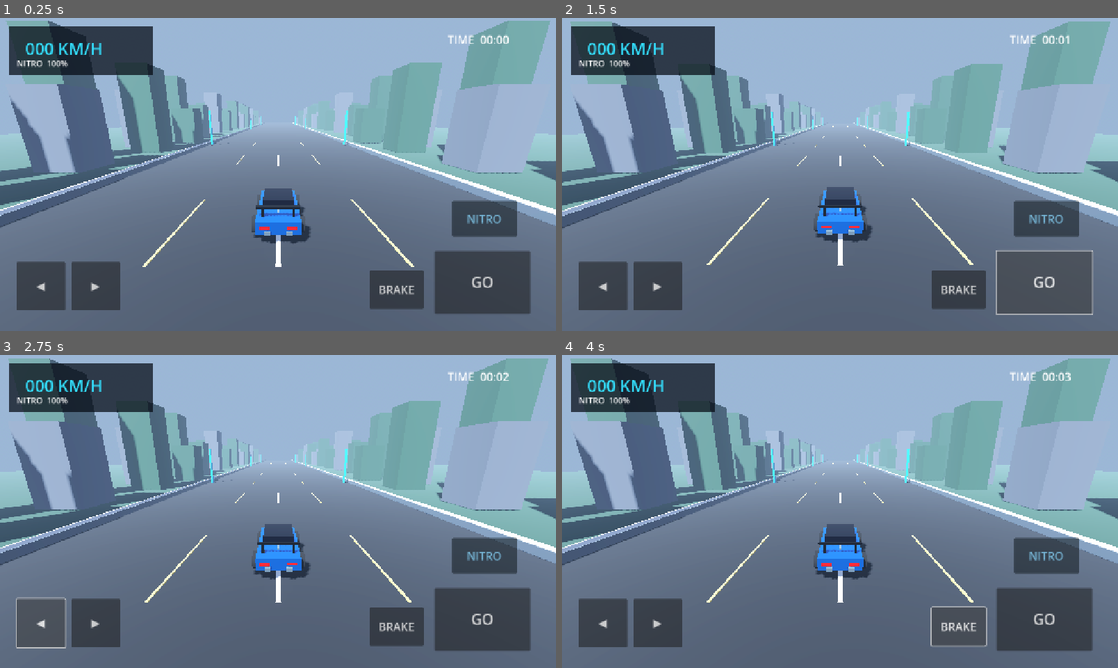
Above: before the commit, frames 1-4 (two rows, left to right).
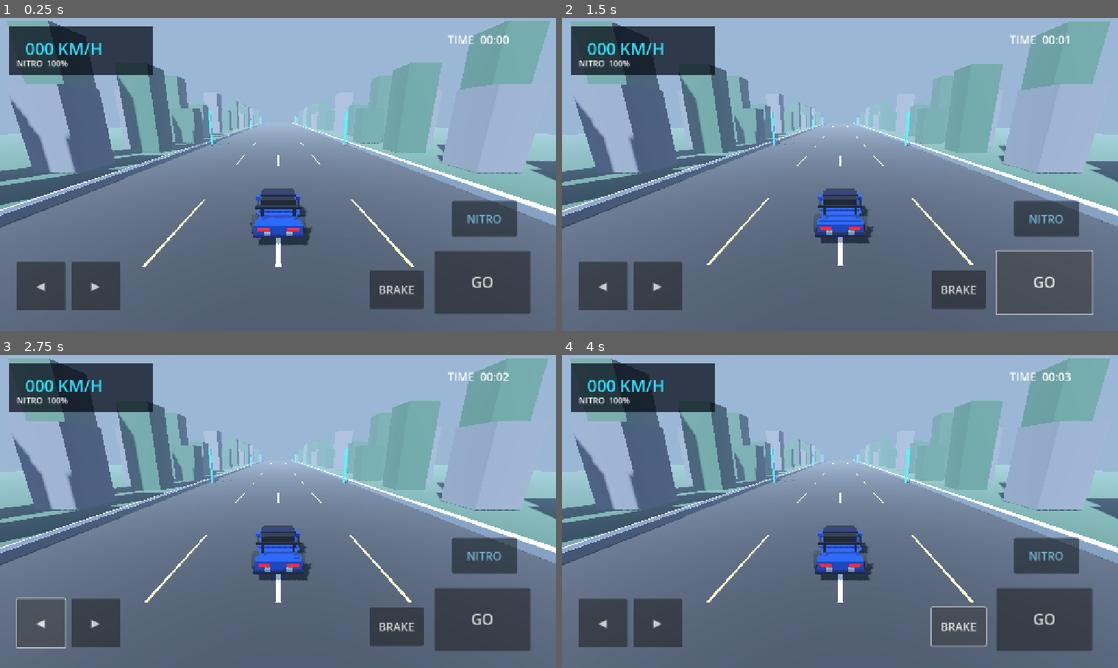
Above: after the commit, the same moments.

Repository: golukumar981884-dev/NitroRacing
Game: Godot game, scene res://scenes/main.tscn
The game is run twice, just before and just after one commit, with the same random seed, the same clock (stepped at 60 frames per second) and the same inputs.
Inputs:
- Up to frame 1 (0.25 s): no input
- Up to frame 2 (1.5 s): click "GO" at 0.5 s; click "GO" at 1.25 s
- Up to frame 3 (2.75 s): click "◀" at 2 s
- Up to frame 4 (4 s): click "▶" at 2.75 s; click "BRAKE" at 3.5 s

The runs differ from the first frame. In frame 1, 0.8% of the frame differs, in the area x 45-56%, y 54-73%; in frame 2, 0.8%; in frame 3, 0.8%; in frame 4, 0.8%.

Commit message:
Upgrade procedural supercar model and nitro visuals

Diff:
--- a/godot/scripts/main.gd
+++ b/godot/scripts/main.gd
@@ -15,6 +15,8 @@
 var hud_speed: Label
 var hud_nitro: Label
 var hud_time: Label
+var wheels: Array[MeshInstance3D] = []
+var nitro_flames: Array[MeshInstance3D] = []
 
 const MAX_SPEED := 92.0
 
@@ -43,6 +45,11 @@
 	car.rotate_y(-steering * delta * (0.8 + speed / MAX_SPEED))
 	car.translate(Vector3(steering * speed * delta * 0.22, 0, -speed * delta * 0.34))
 	car.position.x = clampf(car.position.x, -13.0, 13.0)
+	for wheel in wheels:
+		wheel.rotate_object_local(Vector3.RIGHT, speed * delta * 0.19)
+	for flame in nitro_flames:
+		flame.visible = boost
+		flame.scale.z = randf_range(0.85, 1.35) if boost else 1.0
 	distance += speed * delta / 1000.0
 	camera.global_position = camera.global_position.lerp(car.global_position + Vector3(0, 5.2, 10.5), delta * 4.0)
 	camera.fov = lerpf(camera.fov, 74.0 + (12.0 if boost else 0.0), delta * 3.0)
@@ -123,50 +130,71 @@
 	car = Node3D.new()
 	car.position = Vector3(0, 0.35, 4)
 	add_child(car)
-	var paint := _mat(Color(0.02, 0.42, 0.95), 0.82, 0.2)
-	var glass := _mat(Color(0.025, 0.055, 0.09), 0.62, 0.12)
-	var trim := _mat(Color(0.012, 0.018, 0.028), 0.45, 0.3)
-	var alloy := _mat(Color(0.55, 0.68, 0.78), 0.85, 0.2)
-	var red := _mat(Color(1.0, 0.035, 0.025), 0.2, 0.25)
-	var rubber := _mat(Color(0.012, 0.014, 0.02), 0.0, 0.95)
-	_box(car, Vector3(2.05, 0.58, 4.25), Vector3(0, 0.48, 0), paint)
-	_box(car, Vector3(1.55, 0.55, 1.9), Vector3(0, 0.98, -0.25), glass)
-	_box(car, Vector3(1.9, 0.16, 0.55), Vector3(0, 0.3, -2.0), paint)
-	_box(car, Vector3(0.12, 0.025, 2.5), Vector3(0, 0.79, -0.1), alloy)
-	_box(car, Vector3(2.0, 0.12, 0.16), Vector3(0, 1.25, 1.55), trim)
-	_box(car, Vector3(0.12, 0.48, 0.12), Vector3(-0.72, 1.02, 1.55), trim)
-	_box(car, Vector3(0.12, 0.48, 0.12), Vector3(0.72, 1.02, 1.55), trim)
-	_box(car, Vector3(0.12, 0.24, 3.2), Vector3(-1.02, 0.22, 0), trim)
-	_box(car, Vector3(0.12, 0.24, 3.2), Vector3(1.02, 0.22, 0), trim)
+	var paint := _mat(Color(0.015, 0.32, 0.96), 0.9, 0.16)
+	var paint_dark := _mat(Color(0.008, 0.075, 0.22), 0.82, 0.22)
+	var glass := _mat(Color(0.012, 0.035, 0.065), 0.72, 0.1)
+	var trim := _mat(Color(0.008, 0.012, 0.02), 0.5, 0.28)
+	var alloy := _mat(Color(0.62, 0.76, 0.88), 0.92, 0.16)
+	var red := _mat(Color(1.0, 0.025, 0.018), 0.25, 0.2)
+	var rubber := _mat(Color(0.008, 0.01, 0.015), 0.0, 0.98)
+	# Low, layered bodywork gives the prototype a sharper supercar silhouette.
+	_box(car, Vector3(2.12, 0.42, 4.35), Vector3(0, 0.43, 0), paint)
+	_box(car, Vector3(1.92, 0.22, 2.65), Vector3(0, 0.67, -0.48), paint)
+	_box(car, Vector3(1.72, 0.58, 1.82), Vector3(0, 0.96, -0.18), glass)
+	_box(car, Vector3(1.82, 0.12, 0.72), Vector3(0, 1.28, -0.1), paint_dark)
+	_box(car, Vector3(1.92, 0.13, 0.82), Vector3(0, 0.62, 1.48), paint)
+	_box(car, Vector3(2.18, 0.12, 0.42), Vector3(0, 0.25, -2.18), trim)
+	_box(car, Vector3(2.25, 0.10, 0.42), Vector3(0, 0.18, 2.13), paint_dark)
+	# Front splitter, side skirts, mirrors and rear wing.
+	_box(car, Vector3(2.28, 0.10, 0.36), Vector3(0, 0.19, -2.3), alloy)
+	_box(car, Vector3(0.13, 0.22, 3.25), Vector3(-1.08, 0.22, 0), trim)
+	_box(car, Vector3(0.13, 0.22, 3.25), Vector3(1.08, 0.22, 0), trim)
+	_box(car, Vector3(2.05, 0.12, 0.18), Vector3(0, 1.32, 1.72), trim)
+	_box(car, Vector3(0.12, 0.42, 0.12), Vector3(-0.72, 1.12, 1.72), trim)
+	_box(car, Vector3(0.12, 0.42, 0.12), Vector3(0.72, 1.12, 1.72), trim)
+	_box(car, Vector3(0.28, 0.18, 0.42), Vector3(-1.12, 0.82, -0.78), paint)
+	_box(car, Vector3(0.28, 0.18, 0.42), Vector3(1.12, 0.82, -0.78), paint)
 	for x in [-1.08, 1.08]:
-		for z in [-1.35, 1.35]:
+		for z in [-1.38, 1.38]:
 			var wheel := MeshInstance3D.new()
 			var wheel_mesh := CylinderMesh.new()
-			wheel_mesh.top_radius = 0.43
-			wheel_mesh.bottom_radius = 0.43
-			wheel_mesh.height = 0.3
+			wheel_mesh.top_radius = 0.44
+			wheel_mesh.bottom_radius = 0.44
+			wheel_mesh.height = 0.32
 			wheel.mesh = wheel_mesh
 			wheel.position = Vector3(x, 0.32, z)
 			wheel.rotation.z = PI / 2.0
 			wheel.material_override = rubber
 			car.add_child(wheel)
+			wheels.append(wheel)
 			var hub := MeshInstance3D.new()
 			var hub_mesh := CylinderMesh.new()
-			hub_mesh.top_radius = 0.2
-			hub_mesh.bottom_radius = 0.2
-			hub_mesh.height = 0.315
+			hub_mesh.top_radius = 0.23
+			hub_mesh.bottom_radius = 0.23
+			hub_mesh.height = 0.335
 			hub.mesh = hub_mesh
 			hub.position = Vector3(x * 1.01, 0.32, z)
 			hub.rotation.z = PI / 2.0
 			hub.material_override = alloy
 			car.add_child(hub)
-	var lamp := _mat(Color(0.65, 0.9, 1.0), 0.0, 0.12)
-	_box(car, Vector3(0.55, 0.13, 0.08), Vector3(-0.58, 0.57, -2.14), lamp)
-	_box(car, Vector3(0.55, 0.13, 0.08), Vector3(0.58, 0.57, -2.14), lamp)
-	_box(car, Vector3(0.42, 0.13, 0.08), Vector3(-0.62, 0.52, 2.14), red)
-	_box(car, Vector3(0.42, 0.13, 0.08), Vector3(0.62, 0.52, 2.14), red)
-	_box(car, Vector3(0.28, 0.18, 0.16), Vector3(-0.48, 0.28, 2.18), alloy)
-	_box(car, Vector3(0.28, 0.18, 0.16), Vector3(0.48, 0.28, 2.18), alloy)
+			var hub_center := _mat(Color(0.025, 0.06, 0.12), 0.8, 0.18)
+			_box(car, Vector3(0.08, 0.08, 0.08), Vector3(x * 1.17, 0.32, z), hub_center)
+	var lamp := _mat(Color(0.65, 0.92, 1.0), 0.15, 0.08)
+	_box(car, Vector3(0.62, 0.12, 0.09), Vector3(-0.59, 0.55, -2.2), lamp)
+	_box(car, Vector3(0.62, 0.12, 0.09), Vector3(0.59, 0.55, -2.2), lamp)
+	_box(car, Vector3(0.52, 0.12, 0.08), Vector3(-0.65, 0.49, 2.2), red)
+	_box(car, Vector3(0.52, 0.12, 0.08), Vector3(0.65, 0.49, 2.2), red)
+	_box(car, Vector3(0.28, 0.16, 0.18), Vector3(-0.48, 0.28, 2.23), alloy)
+	_box(car, Vector3(0.28, 0.16, 0.18), Vector3(0.48, 0.28, 2.23), alloy)
+	var flame_mat := StandardMaterial3D.new()
+	flame_mat.albedo_color = Color(0.05, 0.72, 1.0)
+	flame_mat.emission_enabled = true
+	flame_mat.emission = Color(0.02, 0.62, 1.0)
+	flame_mat.emission_energy_multiplier = 3.5
+	for x in [-0.48, 0.48]:
+		var flame := _box(car, Vector3(0.22, 0.22, 0.85), Vector3(x, 0.34, 2.68), flame_mat)
+		flame.visible = false
+		nitro_flames.append(flame)
 
 func _build_camera() -> void:
 	camera = Camera3D.new()
